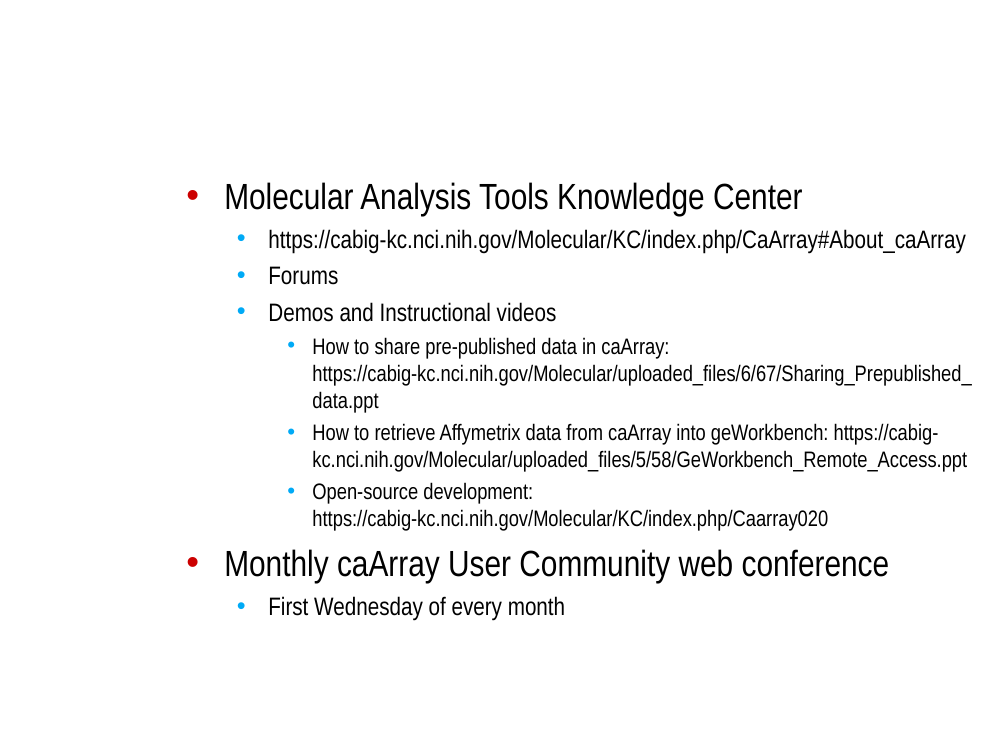
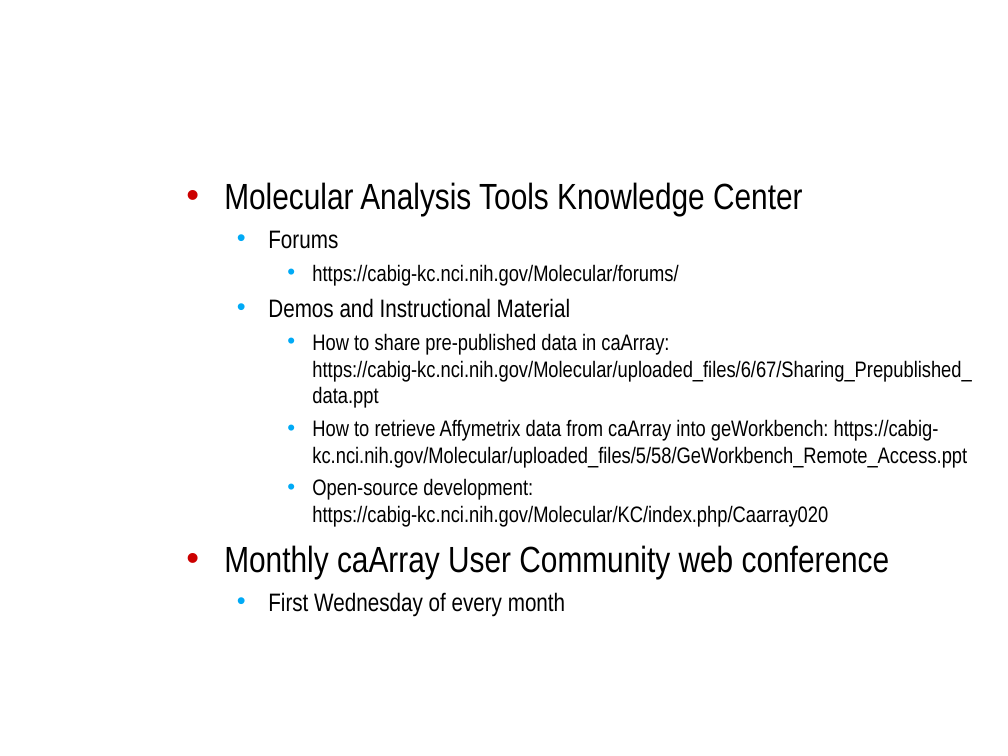
Before and after one commit to NCIP/caarray-docs, a slide deck: slide 16 of project_management/open_meetings/caArray_at_caBIG_meeting_NCI_Frederick_2009.ppt. Drawn at 1008x756 pixels with LibreOffice and Linux fonts; fonts in the diff are those of the drawing; background and template pictures are left out. Boxes give left, top, right and bottom in pixels: in the first picture for what was removed or moved away, otherwise in the second. Text is boxed around its words. In the diff, an @@ line names an element or a change of style, - is before the commit and + after.

```diff
--- a/project_management/open_meetings/caArray_at_caBIG_meeting_NCI_Frederick_2009.ppt
+++ b/project_management/open_meetings/caArray_at_caBIG_meeting_NCI_Frederick_2009.ppt
@@ text at (x1=268, y1=229, x2=966, y2=254): paragraph removed @@
-  • https://cabig-kc.nci.nih.gov/Molecular/KC/index.php/CaArray#About_caArray
@@ text at (x1=268, y1=264, x2=678, y2=318): text changed; size 18 to 16 pt @@
-  • Demos and Instructional videos
+    • https://cabig-kc.nci.nih.gov/Molecular/forums/
+  • Demos and Instructional Material
```
Also in this commit, not shown: 8 other slides changed.
